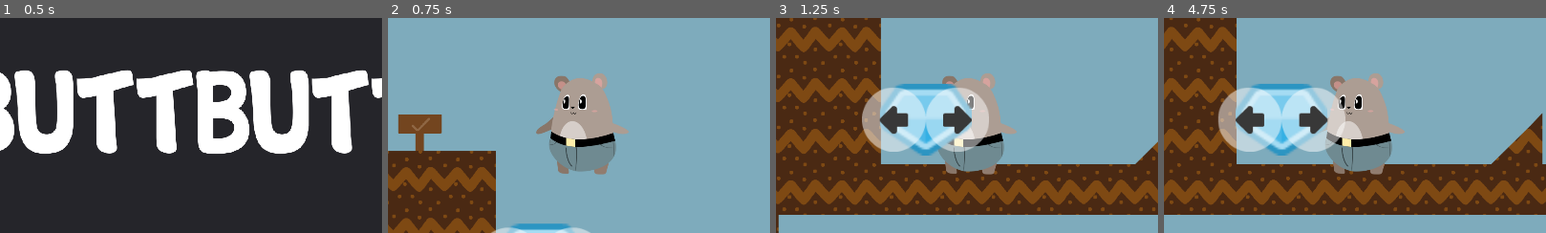
Above: before the commit, frames 1-4 (left to right).
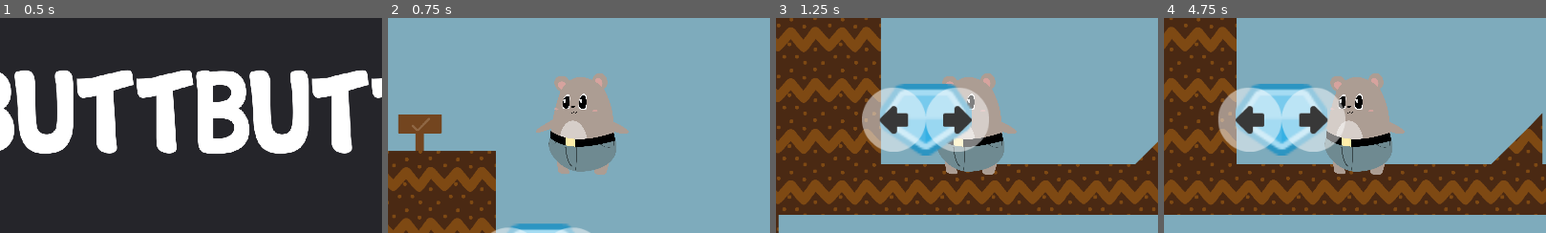
Above: after the commit, the same moments.

Repository: arnaudcoj/buttbutt_adventures
Game: Godot game, scene res://Main/scenes/Main.tscn
Two runs of this game, one before a commit and one after it. Both use one fixed random seed, a clock stepped at 60 frames per second and the inputs below.
Inputs (mouse positions are % of the whole screen's width and height, from its top left):
- Up to frame 1 (0.5 s): no input
- Up to frame 2 (0.75 s): tap Enter (ui_accept) at 0.5 s; move the mouse to (72, 45) at 0.52 s; hold Right (right_action) from 0.53 s (still down); click (72, 45) at 0.67 s
- Up to frame 3 (1.25 s): keep holding Right (right_action); tap Enter (ui_accept) at 0.77 s
- Up to frame 4 (4.75 s): move the mouse to (30, 55) at 1.27 s; tap Enter (ui_accept) at 1.52, 2, 4.25, 4.52 s; move the mouse to (60, 28) at 2.02 s; release Right (right_action) at 2.03 s; hold Left (left_action) 2.03-2.75 s; click (11, 13) at 2.75 s; click (63, 56) at 3.5 s; move the mouse to (45, 70) at 4.27 s; hold Right (right_action) from 4.28 s (still down); click (45, 70) at 4.42 s
The pictures show only the part of the screen within x 24-74%, y 25-75%; the shares and areas given below are measured in that part.

Frame 1 is identical in both runs. In frame 2, 0.9% of the frame differs, in the area x 38-62%, y 27-73%; in frame 3, 0.6%; in frame 4, 0.7%.
Error in both runs: Trying to assign value of type 'Node' to a variable of type 'KinematicBody2D'. (res://Main/scripts/Splash.gd:4)

Commit message:
add front skeleton

Diff:
--- a/sources/entities/buttbutt/Skeleton.tscn
+++ b/sources/entities/buttbutt/Skeleton.tscn
@@ -1,8 +1,128 @@
-[gd_scene load_steps=2 format=2]
+[gd_scene load_steps=10 format=2]
 
-[ext_resource path="res://entities/buttbutt/front.png" type="Texture" id=1]
+[ext_resource path="res://entities/buttbutt/front/left_ear.png" type="Texture" id=1]
+[ext_resource path="res://entities/buttbutt/front/left_arm.png" type="Texture" id=2]
+[ext_resource path="res://entities/buttbutt/front/trunc.png" type="Texture" id=3]
+[ext_resource path="res://entities/buttbutt/front/left_leg.png" type="Texture" id=4]
+[ext_resource path="res://entities/buttbutt/front/right_leg.png" type="Texture" id=5]
+[ext_resource path="res://entities/buttbutt/front/trousers.png" type="Texture" id=6]
+[ext_resource path="res://entities/buttbutt/front/face.png" type="Texture" id=7]
+[ext_resource path="res://entities/buttbutt/front/right_ear.png" type="Texture" id=8]
+[ext_resource path="res://entities/buttbutt/front/right_arm.png" type="Texture" id=9]
 
 [node name="Skeleton" type="Node2D"]
 
-[node name="Sprite" type="Sprite" parent="."]
+[node name="Front" type="Node2D" parent="."]
+editor/display_folded = true
+
+[node name="Butt" type="Node2D" parent="Front"]
+position = Vector2( -0.694, 67.931 )
+
+[node name="Body" type="Node2D" parent="Front/Butt"]
+position = Vector2( 0.0965538, -67.4529 )
+
+[node name="Face" type="Node2D" parent="Front/Butt/Body"]
+position = Vector2( -7.86907, 4.62326 )
+__meta__ = {
+"_edit_group_": true
+}
+
+[node name="FaceRemoteTransform" type="RemoteTransform2D" parent="Front/Butt/Body/Face"]
+position = Vector2( -8.73872, -56.4044 )
+remote_path = NodePath("../../../../RemoteSprites/Face")
+
+[node name="LeftEar" type="Node2D" parent="Front/Butt/Body"]
+position = Vector2( 43.4856, -108.352 )
+__meta__ = {
+"_edit_group_": true
+}
+
+[node name="LeftEarSprite" type="Sprite" parent="Front/Butt/Body/LeftEar"]
+scale = Vector2( 0.27, 0.27 )
 texture = ExtResource( 1 )
+
+[node name="RightEar" type="Node2D" parent="Front/Butt/Body"]
+position = Vector2( -51.3901, -101.32 )
+
+[node name="RightEarRemoteTransform" type="RemoteTransform2D" parent="Front/Butt/Body/RightEar"]
+remote_path = NodePath("../../../../RemoteSprites/RightEar")
+
+[node name="LeftArm" type="Node2D" parent="Front/Butt/Body"]
+position = Vector2( 78.0327, 3.68606 )
+__meta__ = {
+"_edit_group_": true
+}
+
+[node name="LeftArmSprite" type="Sprite" parent="Front/Butt/Body/LeftArm"]
+scale = Vector2( 0.27, 0.27 )
+texture = ExtResource( 2 )
+
+[node name="RightArm" type="Node2D" parent="Front/Butt/Body"]
+position = Vector2( -79.6216, -26.0374 )
+__meta__ = {
+"_edit_group_": true
+}
+
+[node name="RightArmRemoteTransform" type="RemoteTransform2D" parent="Front/Butt/Body/RightArm"]
+position = Vector2( 0, 26.4148 )
+remote_path = NodePath("../../../../RemoteSprites/RightArm")
+
+[node name="BodySprite" type="Sprite" parent="Front/Butt/Body"]
+scale = Vector2( 0.27, 0.27 )
+texture = ExtResource( 3 )
+
+[node name="LeftLeg" type="Node2D" parent="Front/Butt"]
+position = Vector2( 47.899, 35.9242 )
+__meta__ = {
+"_edit_group_": true
+}
+
+[node name="LeftLegSprite" type="Sprite" parent="Front/Butt/LeftLeg"]
+scale = Vector2( 0.27, 0.27 )
+texture = ExtResource( 4 )
+
+[node name="RightLeg" type="Node2D" parent="Front/Butt"]
+position = Vector2( -49.0964, 36.523 )
+
+[node name="RightLegSprite" type="Sprite" parent="Front/Butt/RightLeg"]
+scale = Vector2( 0.27, 0.27 )
+texture = ExtResource( 5 )
+
+[node name="ButtSprite" type="Sprite" parent="Front/Butt"]
+scale = Vector2( 0.27, 0.27 )
+texture = ExtResource( 6 )
+
+[node name="RemoteSprites" type="Node2D" parent="Front"]
+
+[node name="Face" type="Node2D" parent="Front/RemoteSprites"]
+position = Vector2( -17.2052, -51.303 )
+__meta__ = {
+"_edit_group_": true,
+"_edit_lock_": true
+}
+
+[node name="FaceSprite" type="Sprite" parent="Front/RemoteSprites/Face"]
+scale = Vector2( 0.27, 0.27 )
+texture = ExtResource( 7 )
+
+[node name="RightEar" type="Node2D" parent="Front/RemoteSprites"]
+position = Vector2( -51.9875, -100.842 )
+__meta__ = {
+"_edit_group_": true,
+"_edit_lock_": true
+}
+
+[node name="RightEarSprite" type="Sprite" parent="Front/RemoteSprites/RightEar"]
+scale = Vector2( 0.27, 0.27 )
+texture = ExtResource( 8 )
+
+[node name="RightArm" type="Node2D" parent="Front/RemoteSprites"]
+position = Vector2( -80.2191, 0.855492 )
+__meta__ = {
+"_edit_group_": true,
+"_edit_lock_": true
+}
+
+[node name="RightSprite" type="Sprite" parent="Front/RemoteSprites/RightArm"]
+scale = Vector2( 0.27, 0.27 )
+texture = ExtResource( 9 )
